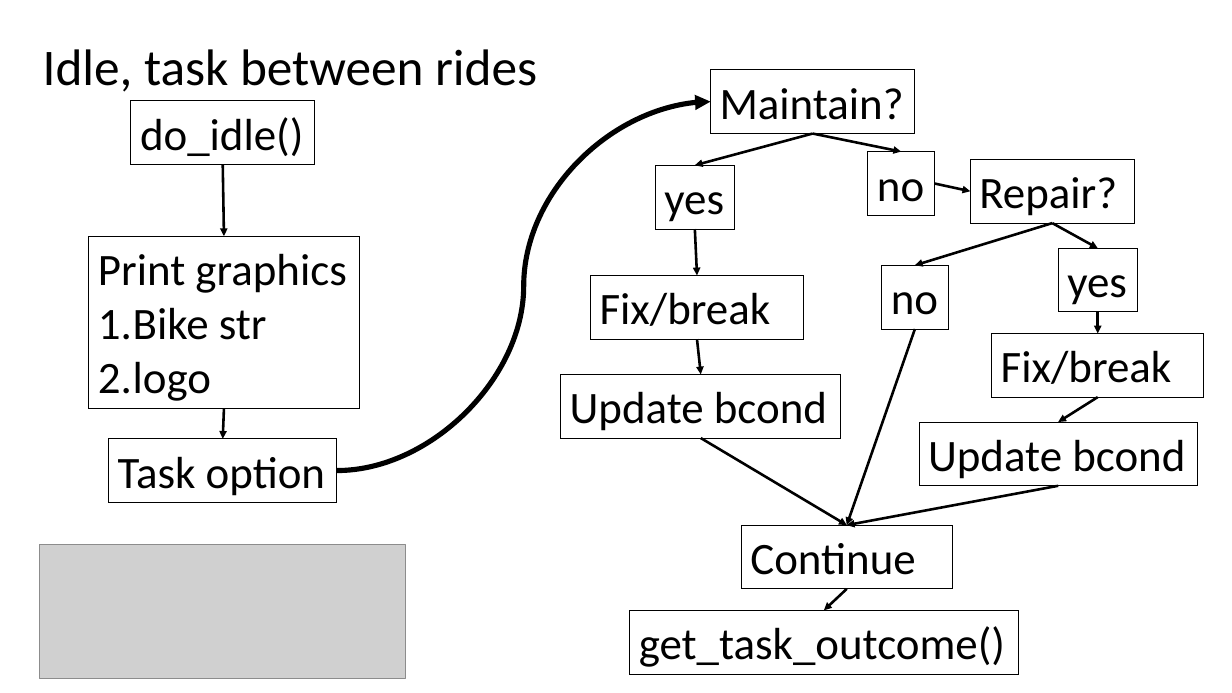
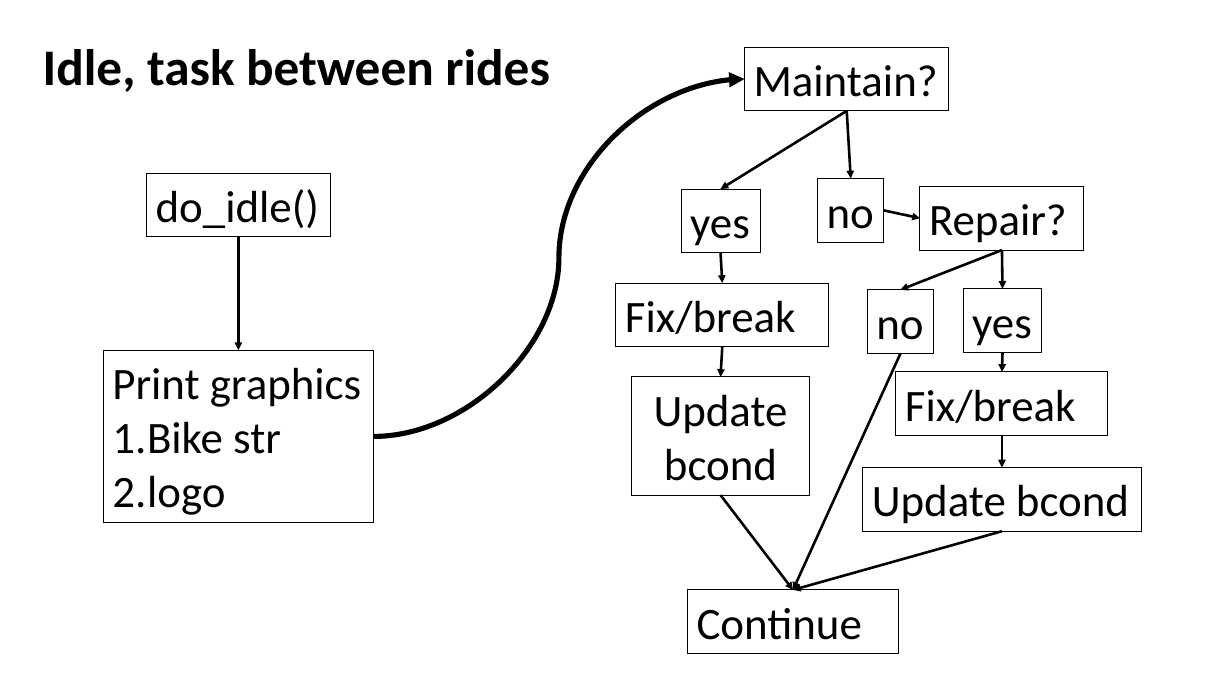
Before and after one commit to metamaden/databike, a slide deck: slide 2 of slides/design_workflow.pptx. Drawn at 1232x693 pixels with LibreOffice and Linux fonts; fonts in the diff are those of the drawing; grey boxes stand for pictures. Boxes give left, top, right and bottom in pixels: in the first picture for what was removed or moved away, otherwise in the second. Text is boxed around its words. In the diff, an @@ line names an element or a change of style, - is before the commit and + after.

```diff
--- a/slides/design_workflow.pptx
+++ b/slides/design_workflow.pptx
@@ text "Idle, task between rides" at box(43, 49, 550, 92): bold on @@
@@ rectangle "Maintain?": place and size @@
-rectangle "Maintain?" at box(711, 70, 915, 134)
+rectangle "Maintain?" at box(745, 47, 949, 111)
@@ curved arrow moved from (337, 470) - (711, 102) to (373, 436) - (745, 79) @@
@@ arrow moved from (813, 134) - (695, 165) to (847, 111) - (721, 189) @@
@@ arrow moved from (813, 134) - (901, 152) to (847, 111) - (851, 178) @@
@@ rectangle "do_idle()": place and size @@
-rectangle "do_idle()" at box(131, 101, 315, 165)
+rectangle "do_idle()" at box(147, 173, 331, 237)
@@ rectangle "no": place and size @@
-rectangle "no" at box(868, 152, 934, 215)
+rectangle "no" at box(818, 178, 884, 242)
@@ rectangle "yes": place and size @@
-rectangle "yes" at box(655, 165, 735, 229)
+rectangle "yes" at box(681, 189, 761, 253)
@@ rectangle "Repair?": place and size @@
-rectangle "Repair?" at box(970, 159, 1134, 223)
+rectangle "Repair?" at box(921, 187, 1084, 250)
@@ arrow moved from (223, 165) - (224, 237) to (238, 237) - (238, 350) @@
@@ arrow moved from (934, 184) - (970, 191) to (884, 211) - (921, 218) @@
@@ arrow moved from (695, 229) - (697, 275) to (721, 253) - (723, 283) @@
@@ arrow moved from (1053, 223) - (915, 265) to (1002, 250) - (901, 290) @@
@@ arrow moved from (1053, 223) - (1098, 249) to (1002, 250) - (1003, 289) @@
@@ rectangle "Fix/break": place and size @@
-rectangle "Fix/break" at box(591, 275, 803, 339)
+rectangle "Fix/break" at box(616, 283, 828, 347)
@@ rectangle "no": place and size @@
-rectangle "no" at box(882, 265, 948, 329)
+rectangle "no" at box(868, 290, 934, 354)
@@ rectangle "Print graphics": place and size @@
-rectangle "Print graphics" at box(89, 237, 359, 409)
+rectangle "Print graphics" at box(104, 350, 373, 523)
@@ arrow moved from (697, 339) - (701, 374) to (723, 347) - (721, 377) @@
@@ arrow moved from (915, 329) - (847, 525) to (901, 354) - (793, 590) @@
@@ 2 rectangles, 1 arrow: place and size @@
-2 rectangles, 1 arrow at box(992, 249, 1204, 397)
+2 rectangles, 1 arrow at box(897, 289, 1109, 435)
@@ rectangle "Update bcond": place and size @@
-rectangle "Update bcond" at box(561, 374, 841, 438)
+rectangle "Update bcond" at box(631, 377, 810, 495)
@@ rectangle "Update bcond" at box(631, 377, 810, 495): alignment left to centre @@
@@ arrow removed from (224, 409) to (223, 439) @@
@@ rectangle removed at box(108, 439, 336, 503) @@
-Task option
@@ arrow moved from (1098, 397) - (1058, 422) to (1002, 435) - (1002, 468) @@
@@ rectangle "Update bcond": place and size @@
-rectangle "Update bcond" at box(920, 422, 1198, 486)
+rectangle "Update bcond" at box(863, 468, 1141, 531)
@@ arrow moved from (701, 438) - (847, 525) to (721, 495) - (793, 590) @@
@@ arrow moved from (1058, 486) - (847, 525) to (1002, 531) - (793, 590) @@
@@ picture removed at box(39, 544, 405, 678) @@
@@ rectangle "Continue": place and size @@
-rectangle "Continue" at box(741, 525, 952, 589)
+rectangle "Continue" at box(688, 590, 898, 653)
@@ arrow removed from (847, 589) to (824, 610) @@
@@ rectangle removed at box(630, 610, 1019, 674) @@
-get_task_outcome()
```
Also in this commit, not shown: 2 other slides changed, 10 other files.
